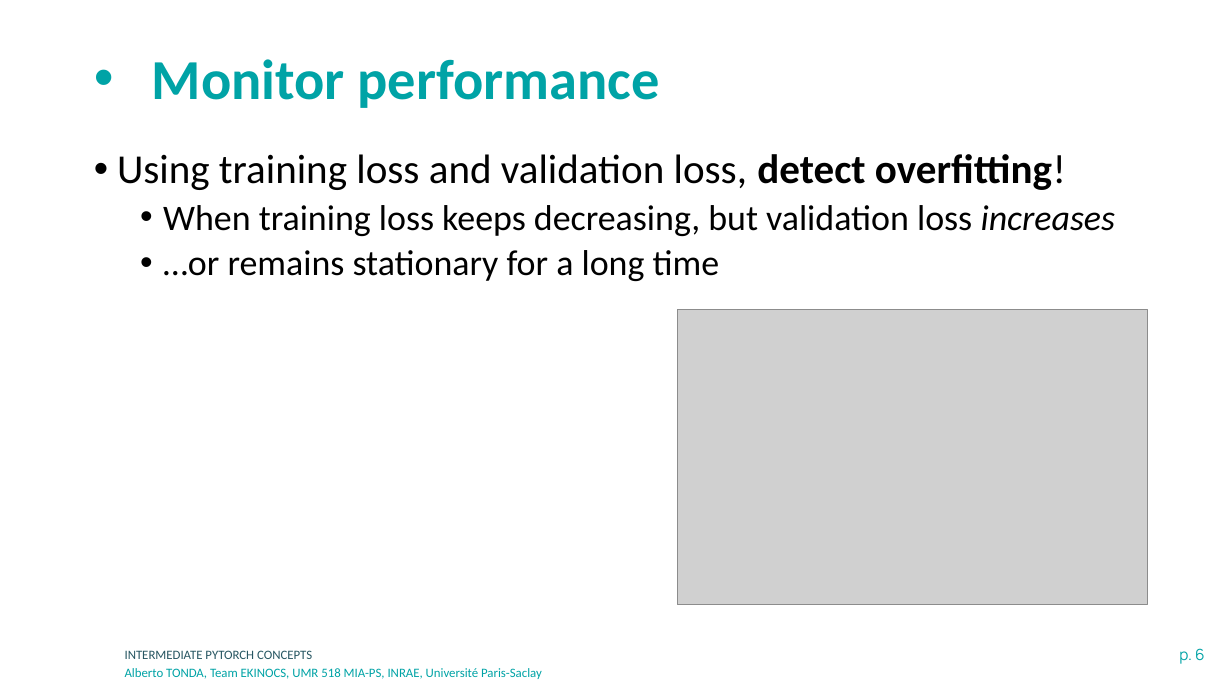
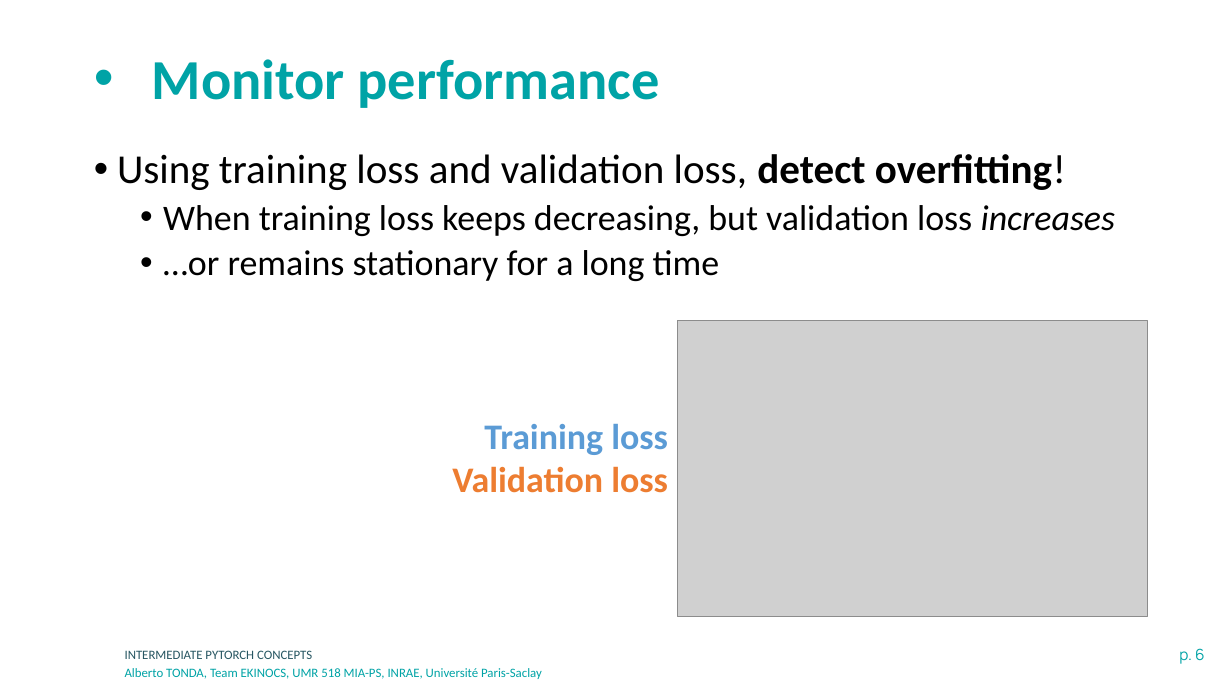
Before and after one commit to albertotonda/teaching, a slide deck: slide 6 of deep-learning-in-practice-with-pytorch/1-intermediate-pytorch.pptx. Drawn at 1232x693 pixels with LibreOffice and Linux fonts; fonts in the diff are those of the drawing; grey boxes stand for pictures; background and template pictures are left out. Boxes give left, top, right and bottom in pixels: in the first picture for what was removed or moved away, otherwise in the second. Text is boxed around its words. In the diff, an @@ line names an element or a change of style, - is before the commit and + after.

```diff
--- a/deep-learning-in-practice-with-pytorch/1-intermediate-pytorch.pptx
+++ b/deep-learning-in-practice-with-pytorch/1-intermediate-pytorch.pptx
@@ picture: place and size @@
-picture at <box>677,310,1148,605</box>
+picture at <box>677,321,1148,616</box>
@@ text added at <box>452,424,668,493</box>, 28 pt, text #ED7D31, bold @@
+Training loss
+Validation loss
```
Also in this commit, not shown: 1 other slide changed, 2 other files.
